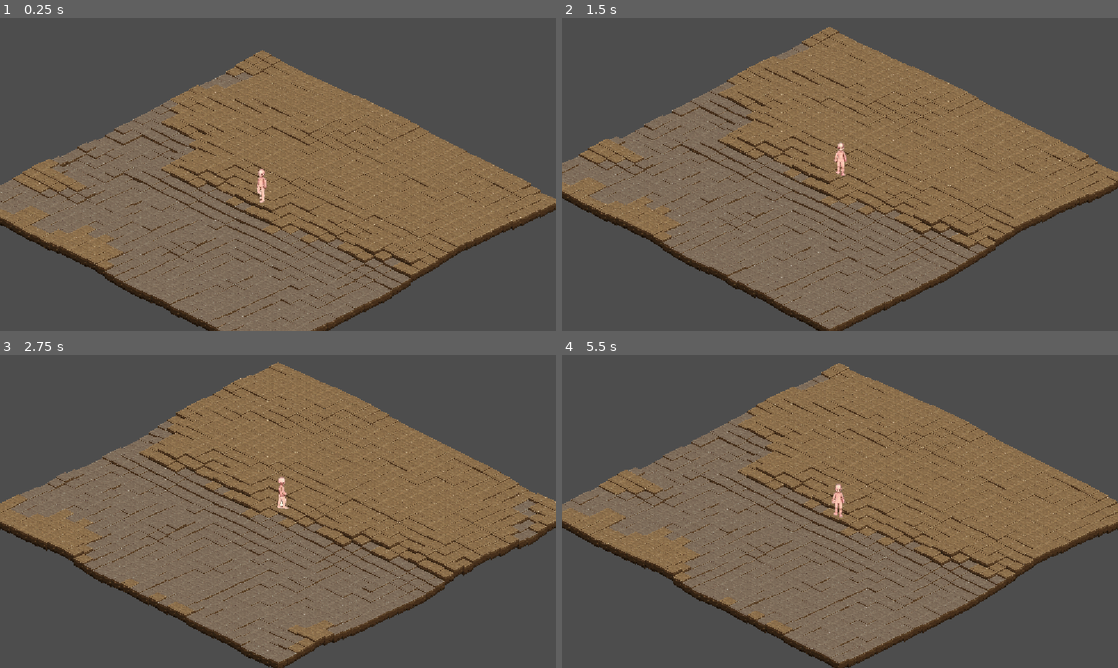
Above: before the commit, frames 1-4 (two rows, left to right).
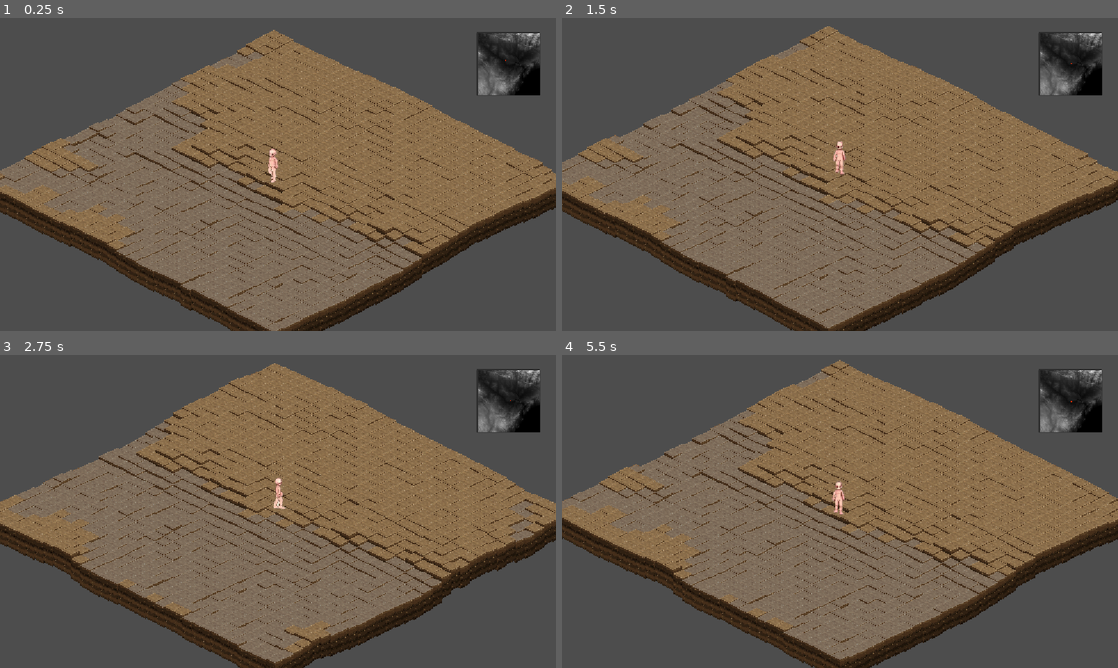
Above: after the commit, the same moments.

Repository: Niebla30/TileMap3D
Game: Godot game, scene res://Scenes/mundo.tscn
Same seed, same stepped clock (60 frames per second), same inputs: the game is played once before the commit and once after it.
Inputs (mouse positions are in pixels of both pictures, inside the frame that each line leads up to):
- Up to frame 1 (0.25 s): no input
- Up to frame 2 (1.5 s): move the mouse to (962, 158) at 0.52 s; hold D (player_right) 0.53-1.28 s; click (962, 158) at 0.67 s; move the mouse to (728, 190) at 1.27 s; hold S (player_down) from 1.28 s (still down); click (728, 190) at 1.42 s
- Up to frame 3 (2.75 s): move the mouse to (333, 442) at 2.02 s; release S (player_down) at 2.03 s; hold D (player_right) from 2.03 s (still down); click (333, 442) at 2.17 s
- Up to frame 4 (5.5 s): move the mouse to (812, 574) at 2.77 s; release D (player_right) at 2.78 s; hold W (player_up) 2.78-3.53 s; click (812, 574) at 2.92 s; move the mouse to (1006, 558) at 3.52 s; hold A (player_left) 3.53-5.03 s; click (1006, 558) at 3.67 s; move the mouse to (673, 464) at 4.27 s; click (673, 464) at 4.42 s; move the mouse to (867, 511) at 5.02 s; hold S (player_down) from 5.03 s (still down); click (867, 511) at 5.17 s

The runs differ from the first frame. In frame 1, 26% of the frame differs, in the area x 0-100%, y 3-100%; in frame 2, 12%; in frame 3, 16%; in frame 4, 17%.

Commit message:
Varias funcionalidades nuevas
Añadido minimapa, teletrasporte, agua en el nivel bajo y aumento de espesor del tile base

Diff:
--- a/Scenes/jugador.tscn
+++ b/Scenes/jugador.tscn
@@ -226,6 +226,8 @@
 blend_mode = 1
 
 [node name="Jugador" type="CharacterBody2D"]
+z_index = 1
+y_sort_enabled = true
 script = ExtResource("1_c1mnh")
 
 [node name="Sprite2D" type="Sprite2D" parent="."]
--- /dev/null
+++ b/Scenes/minimapa.tscn
@@ -0,0 +1,53 @@
+[gd_scene load_steps=3 format=3 uid="uid://c0x0qupty3hul"]
+
+[ext_resource type="Texture2D" uid="uid://ctr5ihrb87xsi" path="res://Images/HeightMap.png" id="1_d8kmh"]
+[ext_resource type="Script" uid="uid://5qw7fhg6t7nd" path="res://Scripts/minimapa.gd" id="1_j2vu6"]
+
+[node name="Minimapa" type="CanvasLayer"]
+
+[node name="Control" type="Control" parent="."]
+layout_mode = 3
+anchors_preset = 1
+anchor_left = 1.0
+anchor_right = 1.0
+offset_left = -72.0
+offset_top = 28.0
+offset_right = -32.0
+offset_bottom = 68.0
+grow_horizontal = 0
+script = ExtResource("1_j2vu6")
+
+[node name="Panel" type="Panel" parent="Control"]
+layout_mode = 1
+anchors_preset = 1
+anchor_left = 1.0
+anchor_right = 1.0
+offset_left = -132.0
+offset_bottom = 132.0
+grow_horizontal = 0
+
+[node name="TextureRect" type="TextureRect" parent="Control/Panel"]
+custom_minimum_size = Vector2(128, 128)
+layout_mode = 1
+anchors_preset = 8
+anchor_left = 0.5
+anchor_top = 0.5
+anchor_right = 0.5
+anchor_bottom = 0.5
+offset_left = -64.0
+offset_top = -64.0
+offset_right = 64.0
+offset_bottom = 64.0
+grow_horizontal = 2
+grow_vertical = 2
+texture = ExtResource("1_d8kmh")
+expand_mode = 1
+stretch_mode = 4
+
+[node name="ColorRect" type="ColorRect" parent="Control/Panel/TextureRect"]
+layout_mode = 0
+offset_right = 2.0
+offset_bottom = 2.0
+color = Color(0.9932901, 0.17856508, 7.70092e-07, 1)
+
+[connection signal="gui_input" from="Control/Panel/TextureRect" to="Control" method="_on_texture_rect_gui_input"]
--- a/Scenes/mundo.tscn
+++ b/Scenes/mundo.tscn
@@ -1,8 +1,9 @@
-[gd_scene load_steps=4 format=3 uid="uid://csiyn2honk3hl"]
+[gd_scene load_steps=5 format=3 uid="uid://csiyn2honk3hl"]
 
 [ext_resource type="PackedScene" uid="uid://cyxuec6bimklq" path="res://Scenes/terreno.tscn" id="1_4cw5y"]
 [ext_resource type="Script" uid="uid://jjjwjo3f2425" path="res://Scripts/mundo.gd" id="1_uqtxj"]
 [ext_resource type="PackedScene" uid="uid://dut3lxn16npba" path="res://Scenes/jugador.tscn" id="4_glouy"]
+[ext_resource type="PackedScene" uid="uid://c0x0qupty3hul" path="res://Scenes/minimapa.tscn" id="4_yf8a8"]
 
 [node name="Mundo" type="Node2D"]
 script = ExtResource("1_uqtxj")
@@ -16,3 +17,7 @@
 zoom = Vector2(0.2, 0.2)
 process_callback = 0
 position_smoothing_enabled = true
+position_smoothing_speed = 10.0
+rotation_smoothing_enabled = true
+
+[node name="Minimapa" parent="." instance=ExtResource("4_yf8a8")]
--- a/Scenes/tile.tscn
+++ b/Scenes/tile.tscn
@@ -1,8 +1,17 @@
-[gd_scene load_steps=6 format=3 uid="uid://dlus4rdbgqy34"]
+[gd_scene load_steps=12 format=3 uid="uid://dlus4rdbgqy34"]
 
 [ext_resource type="Script" uid="uid://cob4q61fj4y8s" path="res://Scripts/tile.gd" id="1_4kj4d"]
 [ext_resource type="Shader" uid="uid://c67ah701gwo5r" path="res://Shaders/tile_shader.gdshader" id="1_rvq8p"]
 [ext_resource type="Texture2D" uid="uid://cs5yv4v1sqaan" path="res://Images/TilesHeightMap.png" id="1_xsjyq"]
+[ext_resource type="Texture2D" uid="uid://be2j6bm6cpsup" path="res://Images/Water.png" id="2_y55j6"]
+[ext_resource type="Shader" uid="uid://c3jwffg45i7h3" path="res://Shaders/tile_offset.gdshader" id="4_g7l7l"]
+[ext_resource type="Texture2D" uid="uid://bse76qd6nu357" path="res://Images/TileOffset.png" id="4_khers"]
+
+[sub_resource type="ShaderMaterial" id="ShaderMaterial_y55j6"]
+shader = ExtResource("4_g7l7l")
+
+[sub_resource type="QuadMesh" id="QuadMesh_g7l7l"]
+size = Vector2(192, 311)
 
 [sub_resource type="ShaderMaterial" id="ShaderMaterial_rvq8p"]
 resource_local_to_scene = true
@@ -12,13 +21,32 @@
 [sub_resource type="QuadMesh" id="QuadMesh_4kj4d"]
 size = Vector2(192, 195)
 
+[sub_resource type="QuadMesh" id="QuadMesh_1f6se"]
+size = Vector2(192, 96)
+center_offset = Vector3(0, -20, 0)
+
 [node name="Tile" type="Node2D"]
 y_sort_enabled = true
 script = ExtResource("1_4kj4d")
 
+[node name="TileOffset" type="MeshInstance2D" parent="."]
+z_index = -1
+material = SubResource("ShaderMaterial_y55j6")
+position = Vector2(0, 109)
+mesh = SubResource("QuadMesh_g7l7l")
+texture = ExtResource("4_khers")
+
 [node name="TileMesh" type="MeshInstance2D" parent="."]
 material = SubResource("ShaderMaterial_rvq8p")
 position = Vector2(0, 32)
-scale = Vector2(-1, -1)
+rotation = 3.1415927
 mesh = SubResource("QuadMesh_4kj4d")
 texture = ExtResource("1_xsjyq")
+
+[node name="TileWater" type="MeshInstance2D" parent="."]
+visible = false
+modulate = Color(1, 1, 1, 0.5803922)
+z_index = 1
+y_sort_enabled = true
+mesh = SubResource("QuadMesh_1f6se")
+texture = ExtResource("2_y55j6")
--- a/Scripts/Global.gd
+++ b/Scripts/Global.gd
@@ -2,6 +2,7 @@
 
 @warning_ignore("unused_signal")
 signal celda_cambiada (pos: Vector2i)
+signal solicitado_teletransporte(coord_mapa: Vector2i)
 
 const MAP_SIZE: Vector2i = Vector2i(32, 32)
 const MAP_HALFSIZE: Vector2i = MAP_SIZE * 0.5
--- a/Scripts/jugador.gd
+++ b/Scripts/jugador.gd
@@ -11,6 +11,7 @@
 func _ready() -> void:
 	anim_tree.active = true
 	hmap_size = Global.hmap_size()
+	Global.solicitado_teletransporte.connect(on_teleport)
 
 @warning_ignore("unused_parameter")
 func _physics_process(delta: float) -> void:
@@ -49,8 +50,13 @@
 	cell_actual = celda_central
 	altura = Global.hmap_get_height(celda_central)
 
-	#var celda_central: Vector2i = Global.MAP_SIZE * 0.5
-	#var idTile = Global.grid_id(celda_central)
-	#global_position = Global.pool[idTile].global_position
-	#cell_actual = celda_central
-	#altura =  Global.pool[idTile].height
+func on_teleport(pos: Vector2i):
+	# 1. Movemos físicamente al jugador al (0,0) o la posición mundo correspondiente
+	# Como el pool es relativo al jugador, lo más limpio es ponerlo en el centro visual
+	global_position = Global.hmap_to_world(pos)
+
+	# 2. Actualizamos su identidad lógica
+	cell_actual = pos
+	altura = Global.hmap_get_height(pos)
+	# 3. Forzamos la actualización del pool emitiendo la señal de celda
+	Global.celda_cambiada.emit(pos)
--- /dev/null
+++ b/Scripts/minimapa.gd
@@ -0,0 +1,43 @@
+extends Control
+
+@onready var minimap_tex = $Panel/TextureRect
+@onready var player_marker = $Panel/TextureRect/ColorRect
+
+var hmap_size: Vector2i
+# Called when the node enters the scene tree for the first time.
+func _ready() -> void:
+	Global.celda_cambiada.connect(on_player_moved)
+	hmap_size = Global.hmap_size()
+	on_player_moved(Global.hmap_center())
+
+func on_player_moved(pos: Vector2i):
+	var rel_x = float(pos.x) / hmap_size.x
+	var rel_y = float(pos.y) / hmap_size.y
+
+	var minimap_size = minimap_tex.size
+	player_marker.position = Vector2(rel_x * minimap_size.x, rel_y * minimap_size.y)
+	player_marker.position -= player_marker.size / 2.0
+
+# Called every frame. 'delta' is the elapsed time since the previous frame.
+func _process(delta: float) -> void:
+	pass
+
+
+
+func _on_texture_rect_gui_input(event: InputEvent) -> void:
+	if event is InputEventMouseButton and event.pressed and event.button_index == MOUSE_BUTTON_LEFT:
+		var click_pos = event.position
+		#var texture_size = size # El tamaño visual del minimapa en pantalla
+
+		# 1. Calculamos la proporción (0.0 a 1.0)
+		var rel_x = click_pos.x / minimap_tex.size.x
+		var rel_y = click_pos.y / minimap_tex.size.y
+
+		# 2. Traducimos a coordenadas reales del Heightmap (0 a 255)
+		var target_map_pos = Vector2i(
+			int(rel_x * hmap_size.x),
+			int(rel_y * hmap_size.y)
+		)
+
+		# 3. Emitimos una señal global de teletransporte
+		Global.solicitado_teletransporte.emit(target_map_pos)
--- a/Scripts/terreno.gd
+++ b/Scripts/terreno.gd
@@ -107,7 +107,12 @@
 
 func asignar_shader(altura: float, tile: Node2D):
 	var mat = tile.get_node("TileMesh").material as ShaderMaterial
-	if altura < 0.08:
+	tile.get_node("TileWater").visible = false
+	if altura < 0.02:
+		mat.set_shader_parameter("frame", 5)
+		tile.get_node("TileWater").position.y = tile.height - 0.02
+		tile.get_node("TileWater").visible = true
+	elif altura < 0.08:
 		mat.set_shader_parameter("frame", 5)
 	elif altura < 0.16:
 		mat.set_shader_parameter("frame", 4)
--- /dev/null
+++ b/Shaders/tile_offset.gdshader
@@ -0,0 +1,5 @@
+shader_type canvas_item;
+
+void vertex() {
+    UV.y = 1.0 - UV.y; //para invertir la textura
+}
--- a/project.godot
+++ b/project.godot
@@ -47,3 +47,8 @@
 "events": [Object(InputEventKey,"resource_local_to_scene":false,"resource_name":"","device":-1,"window_id":0,"alt_press …(192 unchanged characters)…
 ]
 }
+
+[rendering]
+
+2d/snap/snap_2d_transforms_to_pixel=true
+2d/snap/snap_2d_vertices_to_pixel=true
Binary file added: Images/TileOffset.png
Not shown, added: Images/TileOffset.png.import
Binary file added: Images/Water.png
Not shown, added: Images/Water.png.import
Not shown, added: Scripts/minimapa.gd.uid
Not shown, added: Shaders/tile_offset.gdshader.uid
